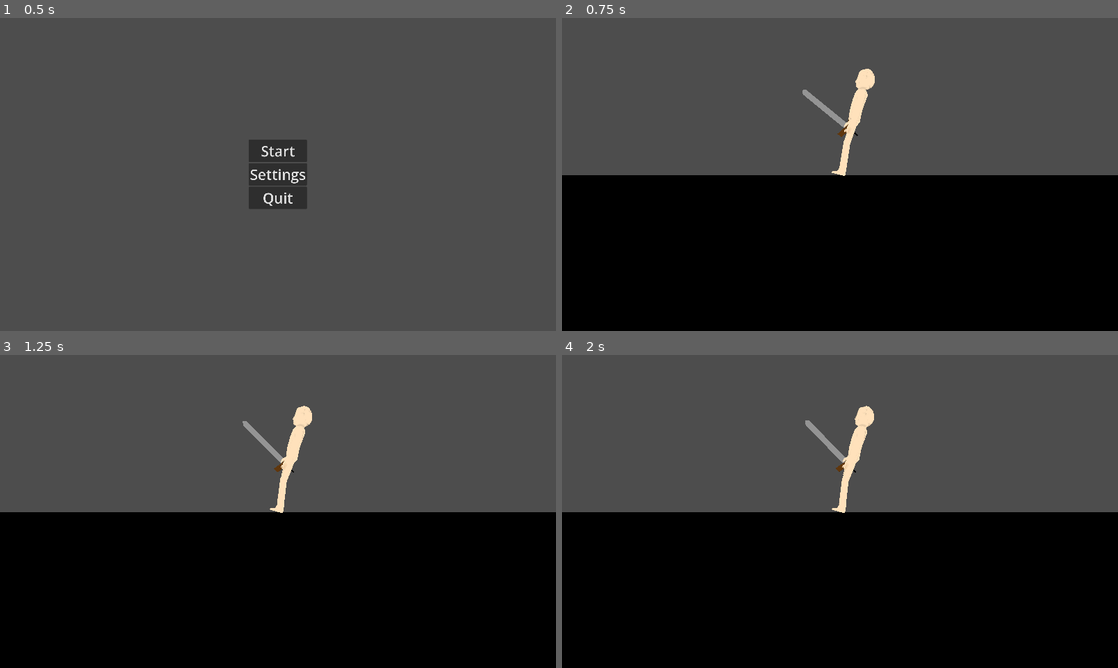
Above: before the commit, frames 1-4 (two rows, left to right).
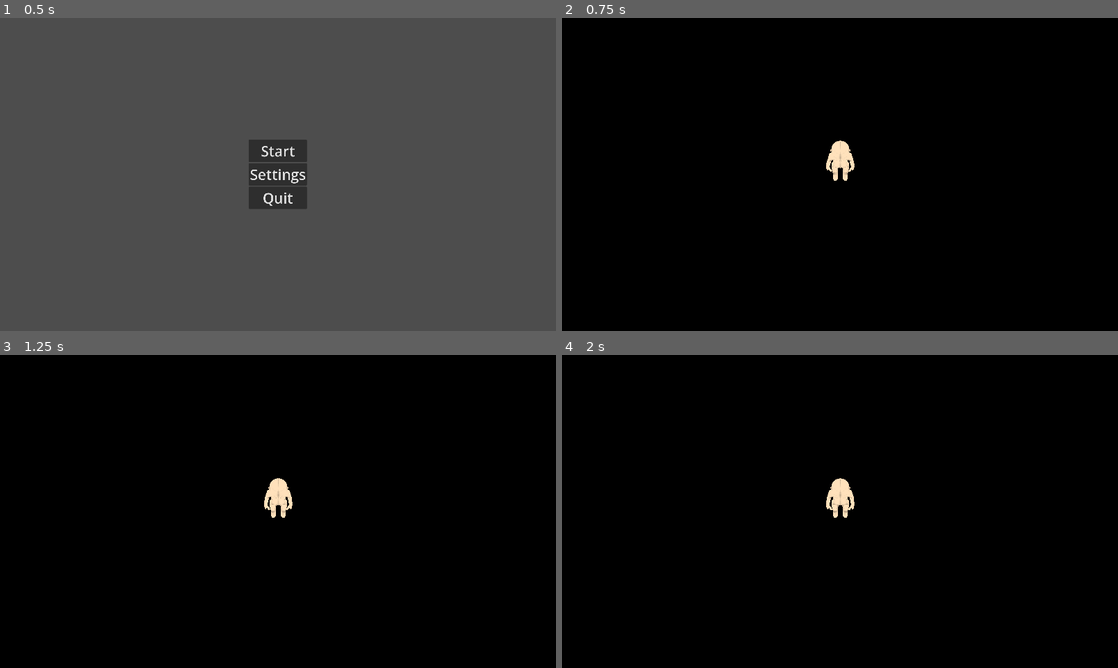
Above: after the commit, the same moments.

Repository: Ki11erRabbit/roguelike-mmo
Game: Godot game, scene res://Menus/MainMenu/title_screen.tscn
The game is run twice, just before and just after one commit, with the same random seed, the same clock (stepped at 60 frames per second) and the same inputs.
Inputs:
- Up to frame 1 (0.5 s): no input
- Up to frame 2 (0.75 s): click "Start" at 0.5 s
- Up to frame 3 (1.25 s): no input
- Up to frame 4 (2 s): no input

Frame 1 is identical in both runs. In frame 2, 50% of the frame differs, in the area x 0-100%, y 0-52%; in frame 3, 50%; in frame 4, 50%.

Commit message:
wrote a weapon state machine system

Diff:
--- a/Character/BaseCharacter/StateMachine/character_movement_state.gd
+++ b/Character/BaseCharacter/StateMachine/character_movement_state.gd
@@ -1,7 +1,6 @@
 class_name CharacterMovementState extends Node
 
 const Actions = preload("res://InputManager/actions.gd")
-const JumpState = preload("res://Character/BaseCharacter/StateMachine/jump_state.gd")
 var character: Player
 
 var last_aim: Vector2
--- a/Character/BaseCharacter/StateMachine/jumping_state.gd
+++ b/Character/BaseCharacter/StateMachine/jumping_state.gd
@@ -1,6 +1,4 @@
 class_name JumpingState extends "res://Character/BaseCharacter/StateMachine/character_movement_state.gd"
-
-const FallingState = preload("res://Character/BaseCharacter/StateMachine/falling_state.gd")
 
 var current_delta = 0.0
 
--- a/Character/BaseCharacter/StateMachine/landing_state.gd
+++ b/Character/BaseCharacter/StateMachine/landing_state.gd
@@ -1,6 +1,5 @@
 class_name LandingState extends "res://Character/BaseCharacter/StateMachine/character_movement_state.gd"
 
-enum FallingType { Short, Medium, Long }
 
 func initialize(character: Player, current_last_aim: Vector2, fall_time = null):
 	super(character, current_last_aim)
--- a/Character/BaseCharacter/StateMachine/standing_state.gd
+++ b/Character/BaseCharacter/StateMachine/standing_state.gd
@@ -1,6 +1,5 @@
 class_name StandingState extends "res://Character/BaseCharacter/StateMachine/character_movement_state.gd"
 
-const MovingState = preload("res://Character/BaseCharacter/StateMachine/moving_state.gd")
 
 func initialize(character: Player, current_last_aim: Vector2, additional = null):
 	super(character, current_last_aim)
--- a/Character/BaseCharacter/base_character.gd
+++ b/Character/BaseCharacter/base_character.gd
@@ -12,7 +12,24 @@
 @onready
 var right_arm_state_machine: AnimationNodeStateMachinePlayback = $AnimationTree["parameters/RightArm/playback"]
 
+@onready
+var right_hand_container: Node3D = $Skeleton/Skeleton3D/RightHandAttachment/RightHandContainer
+@onready
+var left_hand_container: Node3D = $Skeleton/Skeleton3D/LeftHandAttachment/LeftHandContainer
 
+func equip_right_hand(weapon_container: Node3D):
+	right_hand_container.add_child(weapon_container)
+func unequip_right_hand() -> Node3D:
+	var sword_container = right_hand_container.get_children().pop_back()
+	right_hand_container.remove_child(sword_container)
+	return sword_container
+
+func equip_left_hand(weapon_container: Node3D):
+	left_hand_container.add_child(weapon_container)
+func unequip_left_hand() -> Node3D:
+	var sword_container = left_hand_container.get_children().pop_back()
+	left_hand_container.remove_child(sword_container)
+	return sword_container
 
 
 func unequip():
@@ -94,7 +111,7 @@
 
 # Called every frame. 'delta' is the elapsed time since the previous frame.
 func _process(delta: float) -> void:
-	#print(state_machine.get_current_node())
+	print(right_arm_state_machine.get_current_node())
 	standing_counter = 0
 	pass
 
--- a/Character/BaseCharacter/base_character.tscn
+++ b/Character/BaseCharacter/base_character.tscn
@@ -1,8 +1,7 @@
-[gd_scene load_steps=55 format=3 uid="uid://heyuc5y56gf8"]
+[gd_scene load_steps=54 format=3 uid="uid://heyuc5y56gf8"]
 
 [ext_resource type="PackedScene" uid="uid://u10wuqaym4wq" path="res://Character/BaseCharacter/BaseCharacter.glb" id="1_84i06"]
 [ext_resource type="Script" path="res://Character/BaseCharacter/base_character.gd" id="2_uy0i3"]
-[ext_resource type="PackedScene" uid="uid://crrmxxear2ixe" path="res://Weapons/test_sword.tscn" id="3_74nd7"]
 
 [sub_resource type="AnimationNodeAnimation" id="AnimationNodeAnimation_mqyws"]
 animation = &"backstep"
@@ -216,54 +215,52 @@
 
 [node name="Skeleton3D" parent="Skeleton" index="0"]
 bones/0/rotation = Quaternion(-0.472908, -0.499265, -0.499266, 0.527092)
-bones/1/rotation = Quaternion(-0.62958, 0.141819, -0.0549453, 0.761904)
-bones/2/rotation = Quaternion(-0.0207403, 0.00257478, -0.209011, 0.97769)
+bones/1/rotation = Quaternion(-0.629631, 0.141787, -0.0549622, 0.761867)
+bones/2/rotation = Quaternion(-0.0207119, 0.00257494, -0.208724, 0.977752)
 bones/4/rotation = Quaternion(-0.151659, -0.150062, 0.006846, 0.976951)
 bones/5/rotation = Quaternion(-0.0139495, -0.0139425, 0.00245347, 0.999802)
 bones/6/rotation = Quaternion(0.660071, 0.688141, 0.123234, -0.274921)
 bones/7/scale = Vector3(1, 1, 1)
-bones/8/position = Vector3(7.06183e-19, -0.0716233, 0.0189946)
+bones/8/position = Vector3(7.06183e-19, -0.0715613, 0.0189242)
 bones/9/rotation = Quaternion(0.477198, -3.90282e-16, -2.77521e-16, 0.878796)
 bones/11/rotation = Quaternion(0.0558623, 2.93275e-17, 2.33202e-17, 0.998438)
 bones/12/rotation = Quaternion(0.278627, 3.44515e-24, -6.18675e-17, 0.9604)
 bones/13/rotation = Quaternion(-0.183306, 1.29492e-16, 1.29492e-16, 0.983056)
-bones/14/rotation = Quaternion(0.997089, 0.0118273, -0.00524782, -0.0751353)
+bones/14/rotation = Quaternion(0.997082, 0.0118281, -0.00524864, -0.0752362)
 bones/14/scale = Vector3(1, 0.999999, 0.999985)
-bones/15/rotation = Quaternion(0.117546, 0.00966608, -0.00805886, 0.992988)
+bones/15/rotation = Quaternion(0.117361, 0.00966514, -0.00805362, 0.99301)
 bones/15/scale = Vector3(1, 1, 1)
-bones/16/rotation = Quaternion(0.121519, -0.0148024, 0.02313, 0.992209)
+bones/16/rotation = Quaternion(0.121393, -0.0148037, 0.0231143, 0.992225)
 bones/16/scale = Vector3(1, 1, 1)
-bones/17/rotation = Quaternion(-0.815486, 0.000333037, 0.00263705, 0.57877)
+bones/17/rotation = Quaternion(-0.815361, 0.000330555, 0.0026174, 0.578948)
 bones/18/rotation = Quaternion(0.012926, 2.66891e-14, 1.05361e-14, 0.999916)
-bones/19/rotation = Quaternion(0.997091, -0.0118267, 0.00524746, -0.0751181)
+bones/19/rotation = Quaternion(0.997083, -0.0118275, 0.00524826, -0.0752183)
 bones/19/scale = Vector3(1, 0.999999, 0.999985)
-bones/20/rotation = Quaternion(0.117546, -0.00966608, 0.00805885, 0.992988)
+bones/20/rotation = Quaternion(0.11736, -0.00966514, 0.0080536, 0.99301)
 bones/20/scale = Vector3(1, 1, 1)
-bones/21/rotation = Quaternion(0.121519, 0.0148024, -0.0231299, 0.992209)
+bones/21/rotation = Quaternion(0.121393, 0.0148037, -0.0231143, 0.992225)
 bones/21/scale = Vector3(1, 1, 1)
-bones/22/rotation = Quaternion(-0.815487, -0.000333037, -0.00263705, 0.57877)
+bones/22/rotation = Quaternion(-0.81536, -0.000330555, -0.0026174, 0.578948)
 bones/23/rotation = Quaternion(0.012926, -2.66891e-14, -1.05361e-14, 0.999916)
 bones/24/rotation = Quaternion(-0.472908, 0.499265, 0.499266, 0.527092)
-bones/25/rotation = Quaternion(-0.629811, -0.133487, 0.0641399, 0.7625)
-bones/26/rotation = Quaternion(-0.0181461, -0.00258868, 0.182867, 0.982967)
+bones/25/rotation = Quaternion(-0.629866, -0.133441, 0.0641724, 0.76246)
+bones/26/rotation = Quaternion(-0.0181134, -0.00258884, 0.182538, 0.983029)
 bones/28/rotation = Quaternion(-0.151659, 0.150062, -0.006846, 0.976951)
 bones/29/rotation = Quaternion(-0.0139495, 0.0139425, -0.00245347, 0.999802)
 bones/30/rotation = Quaternion(-0.660071, 0.688141, 0.123234, 0.274921)
 bones/31/rotation = Quaternion(0.177418, -0.46955, 0.0339229, 0.864231)
 
 [node name="RightHandAttachment" type="BoneAttachment3D" parent="Skeleton/Skeleton3D" index="1"]
-transform = Transform3D(-0.260122, -0.0886403, -0.961498, -0.0770486, -0.990697, 0.112177, -0.962497, 0.103262, 0.250873, -0.507777, -0.166853, 0.0715561)
+transform = Transform3D(-0.25999, -0.0887679, -0.961522, -0.0765269, -0.990739, 0.112158, -0.962574, 0.102742, 0.25079, -0.507793, -0.166927, 0.0713026)
 bone_name = "Palm R"
 bone_idx = 28
 
 [node name="RightHandContainer" type="Node3D" parent="Skeleton/Skeleton3D/RightHandAttachment" index="0"]
 
-[node name="Node3D" type="Node3D" parent="Skeleton/Skeleton3D/RightHandAttachment/RightHandContainer" index="0"]
-transform = Transform3D(0.450231, -0.8741, 0.182319, -0.317076, -0.347387, -0.882488, 0.834719, 0.339515, -0.433561, -0.240499, -0.0996894, 0.0373949)
-
-[node name="test_sword" parent="Skeleton/Skeleton3D/RightHandAttachment/RightHandContainer/Node3D" index="0" instance=ExtResource("3_74nd7")]
-
 [node name="LeftHandAttachment" type="BoneAttachment3D" parent="Skeleton/Skeleton3D" index="2"]
+transform = Transform3D(-0.263474, 0.070831, 0.962062, 0.104403, -0.989349, 0.101432, 0.959, 0.127167, 0.253273, 0.498724, -0.163415, 0.0740899)
+bone_name = "Palm L"
+bone_idx = 4
 
 [node name="LeftHandContainer" type="Node3D" parent="Skeleton/Skeleton3D/LeftHandAttachment" index="0"]
 
--- /dev/null
+++ b/Character/WeaponStateMachine/SwordRightHanded/sword_right_handed_idle_state.gd
@@ -0,0 +1,62 @@
+class_name SwordRightHandedIdleState extends "res://Character/WeaponStateMachine/SwordRightHanded/sword_right_handed_state.gd"
+
+
+func initialize(character, state_machine: WeaponStateMachine):
+	super(character, state_machine)
+	character.model.right_hand_reset()
+
+func process_attack(delta: float, attack: AttackType, is_spinning: Spinning, facing_forwards: bool) -> int:
+	if attack == 1:
+		print("normal attack")
+	match is_spinning:
+		WeaponStateMachine.Spinning.Clockwise:
+			match attack:
+				AttackType.Normal:
+					print("spinning")
+					clockwise_spin()
+					return 10
+		WeaponStateMachine.Spinning.CounterClockwise:
+			match attack:
+				AttackType.Normal:
+					counter_clockwise_spin()
+					print("spinning")
+					return 10
+	#print("facing")
+
+	if facing_forwards:
+		match attack:
+			AttackType.Normal:
+				stab()
+				return 0
+	#print("checking attack")
+	match attack:
+		AttackType.Normal:
+			print("attacking")
+			swing()
+			return 0
+	return 0
+
+func swing():
+	character.model.right_hand_reset()
+	state_machine.state = SwordRightHandedSwing1State.new()
+	state_machine.state.initialize(character, state_machine)
+
+func stab():
+	character.model.right_hand_reset()
+	state_machine.state = SwordRightHandedStabState.new()
+	state_machine.state.initialize(character, state_machine)
+
+func clockwise_spin():
+	pass
+
+func counter_clockwise_spin():
+	pass
+
+# Called when the node enters the scene tree for the first time.
+func _ready() -> void:
+	pass # Replace with function body.
+
+
+# Called every frame. 'delta' is the elapsed time since the previous frame.
+func _process(delta: float) -> void:
+	pass
--- /dev/null
+++ b/Character/WeaponStateMachine/SwordRightHanded/sword_right_handed_stab_state.gd
@@ -0,0 +1,24 @@
+class_name SwordRightHandedStabState extends "res://Character/WeaponStateMachine/SwordRightHanded/sword_right_handed_state.gd"
+
+func initialize(character, state_machine: WeaponStateMachine):
+	super(character, state_machine)
+	character.model.animation_finished.connect(start_cooldown)
+	character.model.right_hand_thrust()
+
+func process_attack(_delta: float, _attack: WeaponStateMachine.AttackType, _is_spinning: WeaponStateMachine.Spinning, _facing_forwards: bool) -> int:
+
+	return 0
+
+func start_cooldown(anim_name: StringName):
+	match String(anim_name):
+		"sword_right_hand_thrust":
+			reset()
+
+# Called when the node enters the scene tree for the first time.
+func _ready() -> void:
+	pass # Replace with function body.
+
+
+# Called every frame. 'delta' is the elapsed time since the previous frame.
+func _process(delta: float) -> void:
+	pass
--- /dev/null
+++ b/Character/WeaponStateMachine/SwordRightHanded/sword_right_handed_state.gd
@@ -0,0 +1,30 @@
+class_name SwordRightHandedState extends "res://Character/WeaponStateMachine/weapon_state.gd"
+
+func initialize(character, state_machine: WeaponStateMachine):
+	super(character, state_machine)
+
+func reset():
+	character.model.right_hand_reset()
+	state_machine.state = SwordRightHandedIdleState.new()
+	state_machine.state.initialize(character, state_machine)
+
+func swing():
+	pass
+
+func stab():
+	pass
+
+func clockwise_spin():
+	pass
+
+func counter_clockwise_spin():
+	pass
+
+# Called when the node enters the scene tree for the first time.
+func _ready() -> void:
+	pass # Replace with function body.
+
+
+# Called every frame. 'delta' is the elapsed time since the previous frame.
+func _process(delta: float) -> void:
+	pass
--- /dev/null
+++ b/Character/WeaponStateMachine/SwordRightHanded/sword_right_handed_swing1_state.gd
@@ -0,0 +1,50 @@
+class_name SwordRightHandedSwing1State extends "res://Character/WeaponStateMachine/SwordRightHanded/sword_right_handed_state.gd"
+
+const GRACE_TIME: float = 1
+var grace_period: float = GRACE_TIME
+
+var attacks_enabled: bool = false
+
+func initialize(character, state_machine: WeaponStateMachine):
+	super(character, state_machine)
+	character.model.animation_finished.connect(enable_attacks)
+	character.model.right_hand_slash1()
+
+func process_attack(delta: float, attack: WeaponStateMachine.AttackType, is_spinning: WeaponStateMachine.Spinning, facing_forwards: bool) -> int:
+	if not attacks_enabled:
+		return 0
+	grace_period -= delta
+	if grace_period <= 0.0:
+		reset()
+		return 0
+	else:
+		grace_period -= delta
+
+	match attack:
+		AttackType.Normal:
+			swing()
+			return 0
+		AttackType.Strong:
+			# TODO: Make it so that we can switch to two handed sword
+			pass
+
+	return 0
+
+func swing():
+	character.model.right_hand_reset()
+	state_machine.state = SwordRightHandedSwing2State.new()
+	state_machine.state.initialize(character, state_machine)
+
+func enable_attacks(anim_name: StringName):
+	match String(anim_name):
+		"sword_right_hand_slash1":
+			attacks_enabled = true
+
+# Called when the node enters the scene tree for the first time.
+func _ready() -> void:
+	pass # Replace with function body.
+
+
+# Called every frame. 'delta' is the elapsed time since the previous frame.
+func _process(delta: float) -> void:
+	pass
--- /dev/null
+++ b/Character/WeaponStateMachine/SwordRightHanded/sword_right_handed_swing2_state.gd
@@ -0,0 +1,35 @@
+class_name SwordRightHandedSwing2State extends "res://Character/WeaponStateMachine/SwordRightHanded/sword_right_handed_state.gd"
+
+const COOLDOWN_TIME: float = 0.5
+var cooldown: float = COOLDOWN_TIME
+
+var enable_cooldown: bool = false
+
+func initialize(character, state_machine: WeaponStateMachine):
+	super(character, state_machine)
+	character.model.animation_finished.connect(start_cooldown)
+	character.model.right_hand_slash2()
+
+func process_attack(delta: float, _attack: WeaponStateMachine.AttackType, _is_spinning: WeaponStateMachine.Spinning, _facing_forwards: bool) -> int:
+	if not enable_cooldown:
+		return 0
+
+	if cooldown <= 0.0:
+		reset()
+	cooldown -= delta
+
+	return 0
+
+func start_cooldown(anim_name: StringName):
+	match String(anim_name):
+		"sword_right_hand_slash2":
+			enable_cooldown = true
+
+# Called when the node enters the scene tree for the first time.
+func _ready() -> void:
+	pass # Replace with function body.
+
+
+# Called every frame. 'delta' is the elapsed time since the previous frame.
+func _process(delta: float) -> void:
+	pass
--- /dev/null
+++ b/Character/WeaponStateMachine/weapon_state.gd
@@ -0,0 +1,29 @@
+class_name WeaponState extends Node
+
+const AttackType = WeaponStateMachine.AttackType
+const Spinning = WeaponStateMachine.Spinning
+
+var character
+var state_machine: WeaponStateMachine
+
+func initialize(character, state_machine: WeaponStateMachine):
+	self.character = character
+	self.state_machine = state_machine
+
+func process_attack(delta: float, attack: WeaponStateMachine.AttackType, is_spinning: WeaponStateMachine.Spinning, facing_forwards: bool) -> int:
+	"""
+	returns: An integer indicating whether or not to block any other state_machines with a priorty
+	"""
+	return false
+
+func reset():
+	pass
+
+# Called when the node enters the scene tree for the first time.
+func _ready() -> void:
+	pass # Replace with function body.
+
+
+# Called every frame. 'delta' is the elapsed time since the previous frame.
+func _process(delta: float) -> void:
+	pass
--- /dev/null
+++ b/Character/WeaponStateMachine/weapon_state_machine.gd
@@ -0,0 +1,109 @@
+class_name WeaponStateMachine extends Node
+
+const Actions = preload("res://InputManager/actions.gd")
+
+enum HandedNess { Left, Both, Right }
+enum AttackType { None, Normal, Strong }
+enum Spinning { None, Clockwise, CounterClockwise }
+
+var character
+var state: WeaponState
+var handedness: HandedNess
+
+var already_fired: bool = false
+
+const ANGLE_THRESHOLD : float = deg_to_rad(200.00)
+var last_angle: float = 0
+var total_rotation: float
+var angle_array: Array = []
+var spinning_clockwise = true
+var spinning_anticlockwise: bool = false
+var spin_counter: float = 0.0
+
+func initialize(character, handedness: HandedNess, state: WeaponState):
+	self.character = character
+	self.state = state
+	self.handedness = handedness
+	self.state.initialize(character, self)
+
+func process_input(delta: float) -> int:
+	if already_fired:
+		return 0
+
+	var attack: AttackType = AttackType.None
+
+
+	match handedness:
+		HandedNess.Left:
+			if InputManager.is_action_just_pressed(Actions.PlayerActionButtons.LeftAttack):
+				attack = AttackType.Normal
+			elif InputManager.is_action_just_pressed(Actions.PlayerActionButtons.LeftStrongAttack):
+				attack = AttackType.Strong
+		HandedNess.Both:
+			if InputManager.is_action_just_pressed(Actions.PlayerActionButtons.RightAttack) or InputManager.is_action_just_pressed(Actions.PlayerActionButtons.LeftAttack):
+				attack = AttackType.Normal
+			elif InputManager.is_action_just_pressed(Actions.PlayerActionButtons.RightStrongAttack) or InputManager.is_action_just_pressed(Actions.PlayerActionButtons.LeftStrongAttack):
+				attack = AttackType.Strong
+		HandedNess.Right:
+			if InputManager.is_action_just_pressed(Actions.PlayerActionButtons.RightAttack):
+				attack = AttackType.Normal
+			elif InputManager.is_action_just_pressed(Actions.PlayerActionButtons.RightStrongAttack):
+				attack = AttackType.Strong
+
+	var current_aim: Vector2 = InputManager.get_stick_vector(Actions.PlayerActionSticks.Aim)
+	var current_angle: float = current_aim.angle()
+
+	var angle_diff = angle_difference(last_angle, current_angle)
+	if (angle_diff >= ANGLE_THRESHOLD) or (angle_diff <= -ANGLE_THRESHOLD):
+		pass
+	else:
+		angle_array.push_back(angle_diff)
+
+	if angle_array.size() > 20:
+		var mean = calculate_mean(angle_array)
+		if mean == 0:
+			spinning_anticlockwise = false
+			spinning_clockwise = false
+		elif mean <= -8:
+			#print("spinning")
+			spinning_anticlockwise = true
+			spin_counter += delta
+		elif mean >= 8:
+			spinning_clockwise = true
+			spin_counter += delta
+		elif (mean <= 8 or mean >= -8) and spin_counter >= 1.0:
+			spinning_clockwise = false
+			spinning_anticlockwise = false
+			spin_counter = 0.0
+		angle_array.resize(0)
+
+	var spinning: Spinning = Spinning.None
+	if spinning_clockwise:
+		spinning = Spinning.Clockwise
+	elif spinning_anticlockwise:
+		spinning = Spinning.CounterClockwise
+
+	var movement_angle = InputManager.get_stick_vector(Actions.PlayerActionSticks.Movement).angle()
+
+	# TODO: get facing to work
+	var facing_forwards: bool = current_aim.x != 0 or current_aim.y != 0
+
+	return state.process_attack(delta, attack, spinning, facing_forwards)
+
+
+
+func calculate_mean(array: Array):
+	var sum = 0
+	for x in array:
+		sum += rad_to_deg(x)
+
+	return sum / (array.size() - 1)
+
+# Called when the node enters the scene tree for the first time.
+func _ready() -> void:
+	pass # Replace with function body.
+
+
+# Called every frame. 'delta' is the elapsed time since the previous frame.
+func _process(delta: float) -> void:
+	already_fired = false
--- a/Character/player.gd
+++ b/Character/player.gd
@@ -8,6 +8,7 @@
 var hitbox = $CollisionShape3D
 
 var movement_state: CharacterMovementState = StandingState.new()
+var weapon_state_machine: WeaponStateMachine = WeaponStateMachine.new()
 
 const X_ROTATION_AMOUNT: float = -15
 
@@ -32,53 +33,32 @@
 
 func _ready() -> void:
 	movement_state.initialize(self, Vector2(0,0))
+	weapon_state_machine.initialize(self, WeaponStateMachine.HandedNess.Right, SwordRightHandedIdleState.new())
 	InputManager.start_game()
 
 func _physics_process(delta: float) -> void:
 
 	movement_state.apply_current_state(delta)
+	weapon_state_machine.process_input(delta)
+
+	if InputManager.is_action_just_pressed(Actions.PlayerActionButtons.RightAttack):
+		if not equipped_sword:
+			equipped_sword = true
+			model.equip_right_handed_sword()
+			var sword_container = get_children().pop_back()
+			remove_child(sword_container)
+			sword_container.visible = true
+			model.equip_right_hand(sword_container)
+	if InputManager.is_action_just_pressed(Actions.PlayerActionButtons.Interact):
+		if equipped_sword:
+			model.unequip()
+			equipped_sword = false
+			var sword_container = model.unequip_right_hand()
+			sword_container.visible = false
+			add_child(sword_container)
 	#handle_movement_input(delta)
 	#
 	#handle_ground_movement()
 	#
 	#handle_gravity(delta)
 	move_and_slide()
-
-
-func handle_movement_input(delta: float):
-
-	if InputManager.is_action_just_released(Actions.PlayerActionButtons.Jump) and is_on_floor():
-		velocity.y += JUMP_VELOCITY
-		model.jump()
-		jumping = true
-		can_move = false
-		pass
-	elif InputManager.is_action_pressed(Actions.PlayerActionButtons.Jump):
-		pass
-
-	if slash_count > 0:
-		slash_delta += delta
-	if slash_delta > 0.5:
-		slash_count = 0
-		slash_delta = 0.0
-		model.right_hand_reset()
-
-
-	if InputManager.is_action_just_pressed(Actions.PlayerActionButtons.RightAttack):
-		if not equipped_sword:
-			equipped_sword = true
-			model.equip_right_handed_sword()
-		else:
-			InputManager.add_cooldown(Actions.PlayerActionButtons.RightAttack, 0.2)
-			slash_count += 1
-			if slash_count == 1:
-				model.right_hand_slash1()
-				slash_delta = 0.0
-			elif slash_count == 2 and slash_delta <= 0.5:
-				model.right_hand_slash2()
-				slash_count = 0
-				slash_delta = 0.0
-	if InputManager.is_action_just_pressed(Actions.PlayerActionButtons.Interact):
-		model.unequip()
-		equipped_sword = false
-		slash_delta = 0.0
--- a/Character/player.tscn
+++ b/Character/player.tscn
@@ -1,7 +1,8 @@
-[gd_scene load_steps=4 format=3 uid="uid://duwxd5krrsolr"]
+[gd_scene load_steps=5 format=3 uid="uid://duwxd5krrsolr"]
 
 [ext_resource type="Script" path="res://Character/player.gd" id="1_77mkm"]
 [ext_resource type="PackedScene" uid="uid://heyuc5y56gf8" path="res://Character/BaseCharacter/base_character.tscn" id="2_7f5w4"]
+[ext_resource type="PackedScene" uid="uid://crrmxxear2ixe" path="res://Weapons/test_sword.tscn" id="3_q0we4"]
 
 [sub_resource type="CapsuleShape3D" id="CapsuleShape3D_5rjy0"]
 height = 3.5
@@ -9,11 +10,11 @@
 [node name="Player" type="CharacterBody3D"]
 script = ExtResource("1_77mkm")
 
+[node name="TopDownCamera" type="Camera3D" parent="."]
+transform = Transform3D(1, 0, 0, 0, -4.37114e-08, 1, 0, -1, -4.37114e-08, 0, 9.40536, 0)
+
 [node name="SideCamera" type="Camera3D" parent="."]
 transform = Transform3D(-4.37114e-08, 0, 1, 0, 1, 0, -1, 0, -4.37114e-08, 6.36144, 0, 0)
-
-[node name="TopDownCamera" type="Camera3D" parent="."]
-transform = Transform3D(1, 0, 0, 0, -4.37114e-08, 1, 0, -1, -4.37114e-08, 0, 9.40536, 0)
 
 [node name="BaseCharacter" parent="." instance=ExtResource("2_7f5w4")]
 transform = Transform3D(1, 0, 0, 0, 0.965925, 0.258819, 0, -0.258819, 0.965925, 0, 0, 0)
@@ -22,4 +23,10 @@
 transform = Transform3D(1, 0, 0, 0, 0.866025, 0.5, 0, -0.5, 0.866025, 0, 1.5, -0.75)
 shape = SubResource("CapsuleShape3D_5rjy0")
 
+[node name="WeaponContainer" type="Node3D" parent="."]
+transform = Transform3D(0.450231, -0.8741, 0.182319, -0.317076, -0.347387, -0.882488, 0.834719, 0.339515, -0.433561, -0.240499, -0.0996894, 0.0373949)
+visible = false
+
+[node name="test_sword" parent="WeaponContainer" instance=ExtResource("3_q0we4")]
+
 [connection signal="animation_finished" from="BaseCharacter" to="." method="_on_base_character_animation_finished"]
